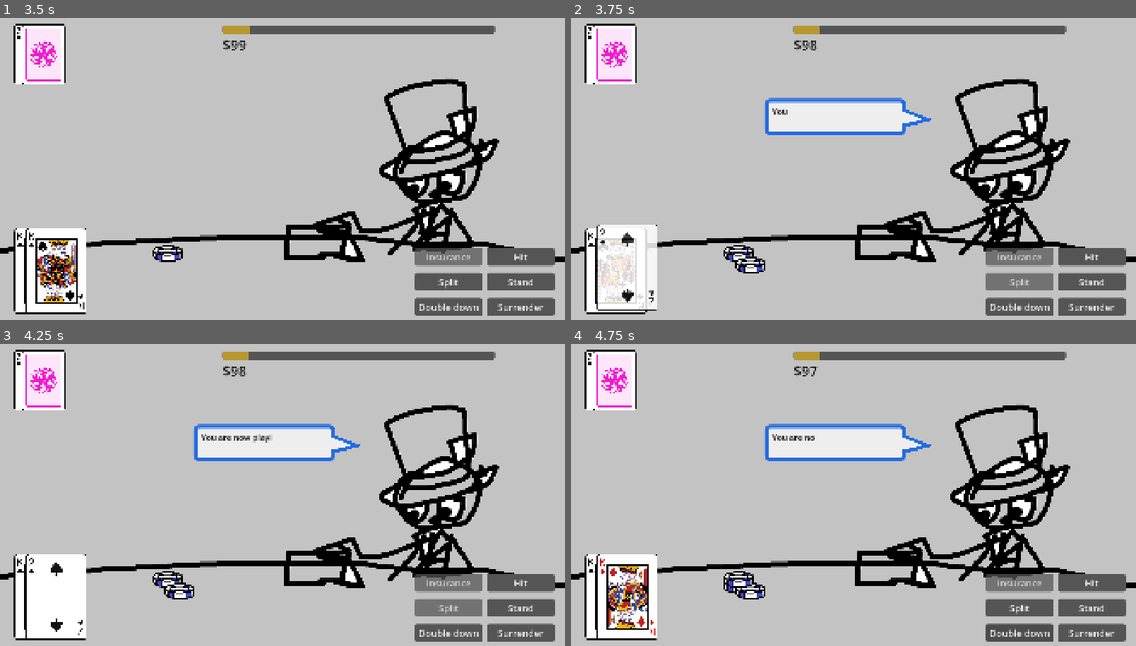
Above: before the commit, frames 1-4 (two rows, left to right).
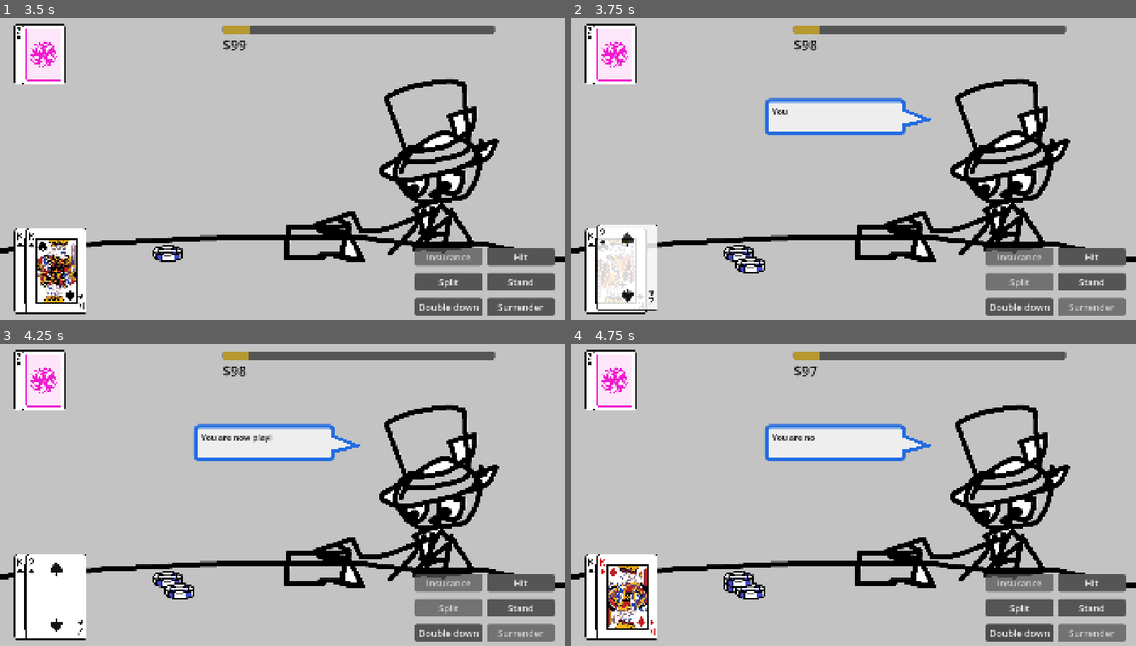
Above: after the commit, the same moments.

Repository: Tofutush/blackjack-with-sky
Game: Godot game, scene res://scenes/Tutorial/tutorial.tscn
Two runs of this game, one before a commit and one after it. Both use one fixed random seed, a clock stepped at 60 frames per second and the inputs below. This scene is started directly instead of the project's main scene.
Inputs:
- Up to frame 1 (3.5 s): click "Start!" at 0.5 s; click "Continue" at 1.25 s; click "Start!" at 2 s; click "Start!" at 2.75 s
- Up to frame 2 (3.75 s): click "Split" at 3.5 s
- Up to frame 3 (4.25 s): no input
- Up to frame 4 (4.75 s): click "Double down" at 4.25 s

Frame 1 is identical in both runs. In frame 2, 0.6% of the frame differs, in the area x 86-99%, y 92-99%; in frame 3, 0.6%; in frame 4, 0.6%.

Commit message:
proper surrender

Diff:
--- a/project.godot
+++ b/project.godot
@@ -40,3 +40,4 @@
 
 renderer/rendering_method="gl_compatibility"
 renderer/rendering_method.mobile="gl_compatibility"
+textures/vram_compression/import_etc2_astc=true
--- a/scenes/Main/main.gd
+++ b/scenes/Main/main.gd
@@ -18,6 +18,7 @@
 var insuranceBet: int
 var insuring: bool
 var splittingAces: bool # only true if strict splitting is on
+var surrender: bool
 
 func _ready() -> void:
 	newGame()
@@ -40,64 +41,68 @@
 func endGame() -> void:
 	print('end game')
 	hideAllHandsButOne(-1)
-	if !playerHands.all(func(hand: Deck): return hand.isBusted()):
-		# skip if all busted
-		$Dialog.showDialog(['Time to determine whether you won or not!'])
-		await $Dialog.dialog_finished
-		# check insurance on game end bc it carries out regardless of outcome of main game
-		if insuring:
-			# the dealer would not draw any more cards had they natural bj, so it's safe to call this
-			if dealerHand.isNaturalBlackjack():
-				print('insure bet won')
-				$Dialog.showDialog(['You bet $' + str(insuranceBet) + ' for insurance, so you won $' + str(insuranceBet * 3) + '.'])
+	if surrender:
+		$Dialog.showDialog(["Heh, quitter."])
+		await $Dialog.dialog_finished
+	else:
+		if !playerHands.all(func(hand: Deck): return hand.isBusted()):
+			# skip if all busted
+			$Dialog.showDialog(['Time to determine whether you won or not!'])
+			await $Dialog.dialog_finished
+			# check insurance on game end bc it carries out regardless of outcome of main game
+			if insuring:
+				# the dealer would not draw any more cards had they natural bj, so it's safe to call this
+				if dealerHand.isNaturalBlackjack():
+					print('insure bet won')
+					$Dialog.showDialog(['You bet $' + str(insuranceBet) + ' for insurance, so you won $' + str(insuranceBet * 3) + '.'])
+					await $Dialog.dialog_finished
+					GameManager.changeMoney(insuranceBet * 3)
+					$InsuranceChips.tripleChips()
+				else:
+					$Dialog.showDialog(['You lost your insurance bet of $' + str(insuranceBet) + '.'])
+					await $Dialog.dialog_finished
+			$PlayerButtons.disableButtons()
+			if dealerHand.isBusted():
+				print('dealer over, so all your hands that have not busted will win')
+				var count = 0
+				for hand in playerHands:
+					if !hand.isBusted():
+						count += 1
+						GameManager.changeMoney(bet * 2)
+				print(str(count) + ' hand(s) have won')
+				if playerHands.size() == 1: $Dialog.showDialog(['I busted, so you win.'])
+				else: $Dialog.showDialog([
+					'I busted, so all your hands that are not busted will win.',
+					"That's " + str(count) + " hand" + Dialog.plural(count) + "."
+				])
 				await $Dialog.dialog_finished
-				GameManager.changeMoney(insuranceBet * 3)
-				$InsuranceChips.tripleChips()
 			else:
-				$Dialog.showDialog(['You lost your insurance bet of $' + str(insuranceBet) + '.'])
-				await $Dialog.dialog_finished
-		$PlayerButtons.disableButtons()
-		if dealerHand.isBusted():
-			print('dealer over, so all your hands that have not busted will win')
-			var count = 0
-			for hand in playerHands:
-				if !hand.isBusted():
-					count += 1
-					GameManager.changeMoney(bet * 2)
-			print(str(count) + ' hand(s) have won')
-			if playerHands.size() == 1: $Dialog.showDialog(['I busted, so you win.'])
-			else: $Dialog.showDialog([
-				'I busted, so all your hands that are not busted will win.',
-				"That's " + str(count) + " hand" + Dialog.plural(count) + "."
-			])
-			await $Dialog.dialog_finished
-		else:
-			for i in len(playerHands):
-				if !playerHands[i].isBusted():
-					var result = playerHands[i].compareValue(dealerHand)
-					match result:
-						0:
-							GameManager.changeMoney(bet)
-							print('hand ' + str(i + 1) + ' push')
-							hideAllHandsButOne(i)
-							$Dialog.showDialog(['This hand pushed.'])
-							await $Dialog.dialog_finished
-						1:
-							GameManager.changeMoney(bet * 2)
-							playerChipDisplays[i].doubleChips()
-							print('hand ' + str(i + 1) + ' win')
-							hideAllHandsButOne(i)
-							$Dialog.showDialog(["This hand won."])
-							await $Dialog.dialog_finished
-						-1:
-							playerChipDisplays[i].clearChips()
-							print('hand ' + str(i + 1) + ' lose')
-							hideAllHandsButOne(i)
-							$Dialog.showDialog(["This hand lost."])
-							await $Dialog.dialog_finished
-						_:
-							push_error('somehow result is ' + str(result))
-	hideAllHandsButOne(-1)
+				for i in len(playerHands):
+					if !playerHands[i].isBusted():
+						var result = playerHands[i].compareValue(dealerHand)
+						match result:
+							0:
+								GameManager.changeMoney(bet)
+								print('hand ' + str(i + 1) + ' push')
+								hideAllHandsButOne(i)
+								$Dialog.showDialog(['This hand pushed.'])
+								await $Dialog.dialog_finished
+							1:
+								GameManager.changeMoney(bet * 2)
+								playerChipDisplays[i].doubleChips()
+								print('hand ' + str(i + 1) + ' win')
+								hideAllHandsButOne(i)
+								$Dialog.showDialog(["This hand won."])
+								await $Dialog.dialog_finished
+							-1:
+								playerChipDisplays[i].clearChips()
+								print('hand ' + str(i + 1) + ' lose')
+								hideAllHandsButOne(i)
+								$Dialog.showDialog(["This hand lost."])
+								await $Dialog.dialog_finished
+							_:
+								push_error('somehow result is ' + str(result))
+		hideAllHandsButOne(-1)
 	if GameManager.money < 20:
 		print('less than 20, game lose')
 		$Dialog.showDialog(["Looks like you've lost too much money!"])
@@ -129,8 +134,9 @@
 		$PlayerButtons.enableButtons()
 		checkSplit()
 		checkDoubleDown()
-		# you can only buy insurance at the very start
+		# you can only buy insurance / surrender at the very start
 		$PlayerButtons.disableButton('insurance')
+		$PlayerButtons.disableButton('surrender')
 
 		$Dialog.showDialog(["You are now playing hand " + str(playerIdx + 1) + '.'])
 		await $Dialog.dialog_finished
@@ -250,6 +256,7 @@
 	$PlayerButtons.disableButton('double down')
 	$PlayerButtons.disableButton('split')
 	$PlayerButtons.disableButton('insurance')
+	$PlayerButtons.disableButton('surrender')
 	if playerHands[playerIdx].isBusted():
 		$PlayerButtons.disableButtons()
 		print('you bust! you lose!')
@@ -285,7 +292,9 @@
 func _on_player_surrender() -> void:
 	# 2.0 to get rid of that warning while avoiding that stupid line of code
 	GameManager.changeMoney(int(floor(bet / 2.0)))
-	endHand()
+	# you can only surrender on first move, and you cant surrender after split
+	surrender = true
+	endGame()
 
 func _on_player_insurance() -> void:
 	insuring = true
@@ -327,6 +336,7 @@
 		return
 
 	$PlayerButtons.disableButton('split')
+	$PlayerButtons.disableButton('surrender')
 
 	$Dialog.showDialog(['You are now playing hand ' + str(playerIdx + 1) + '.'])
 	await $Dialog.dialog_finished
Not shown, changed: export_presets.cfg
